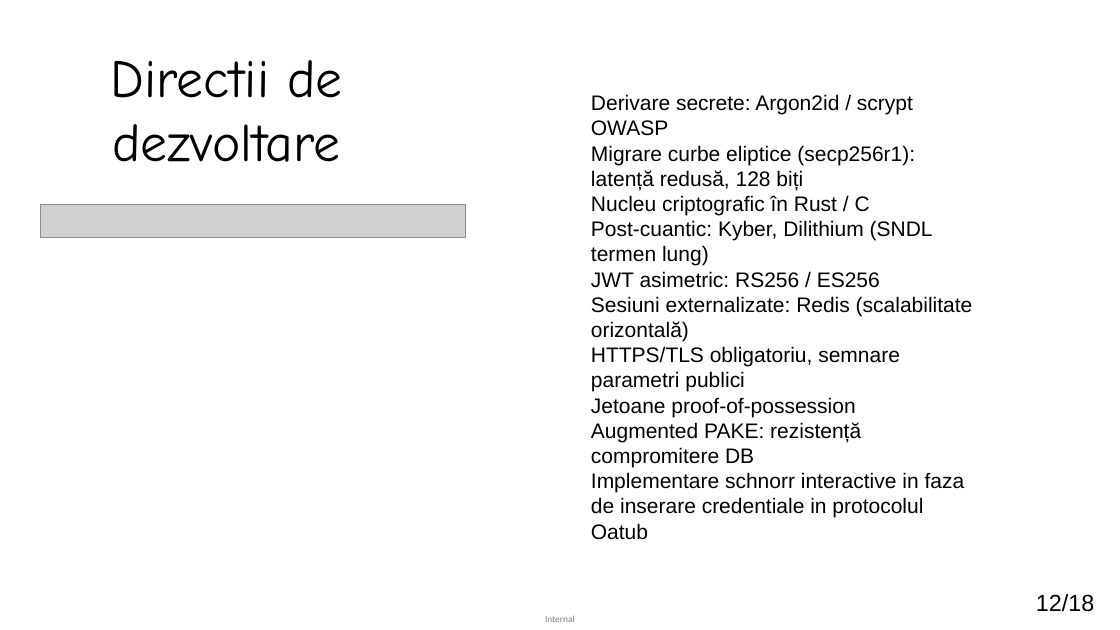
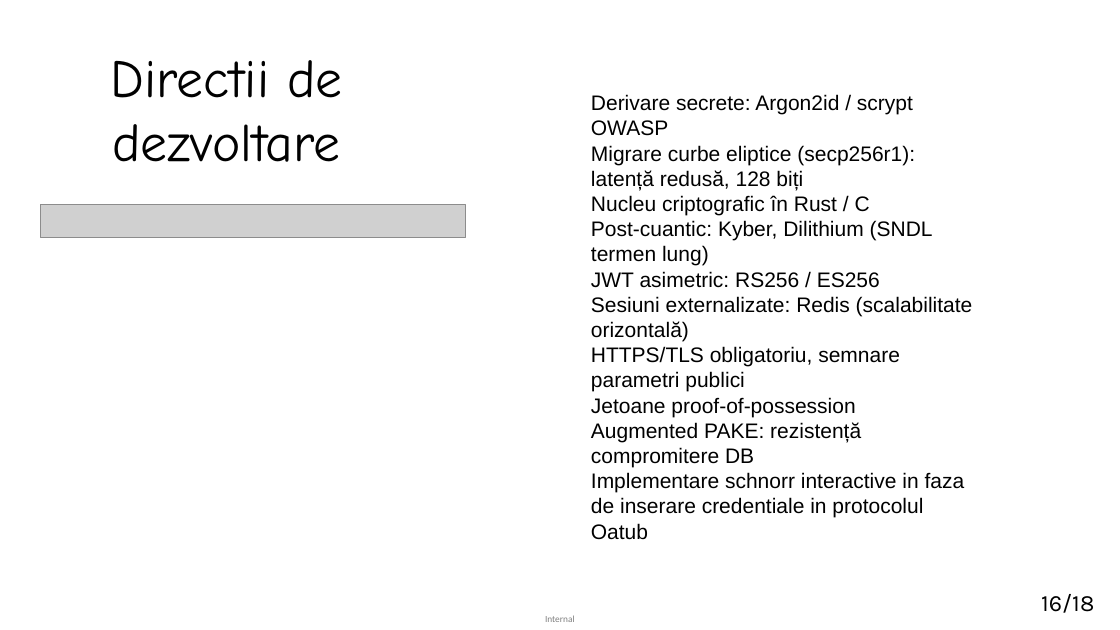
Before and after one commit to matei-rares-a/acas, a slide deck: slide 16 of docs/prezentare/current_draft/disertatie_matei_rares_prezentare_main.pptx. Drawn at 1120x630 pixels with LibreOffice and Linux fonts; fonts in the diff are those of the drawing; grey boxes stand for pictures. Boxes give left, top, right and bottom in pixels: in the first picture for what was removed or moved away, otherwise in the second. Text is boxed around its words. In the diff, an @@ line names an element or a change of style, - is before the commit and + after.

```diff
--- a/docs/prezentare/current_draft/disertatie_matei_rares_prezentare_main.pptx
+++ b/docs/prezentare/current_draft/disertatie_matei_rares_prezentare_main.pptx
@@ text at bbox=[1041, 594, 1094, 613]: text changed; font Arial to Karla @@
-12/18
+16/18
```
Also in this commit, not shown: 14 other slides changed, 4 slides added, 4 slides removed, 9 other files.
